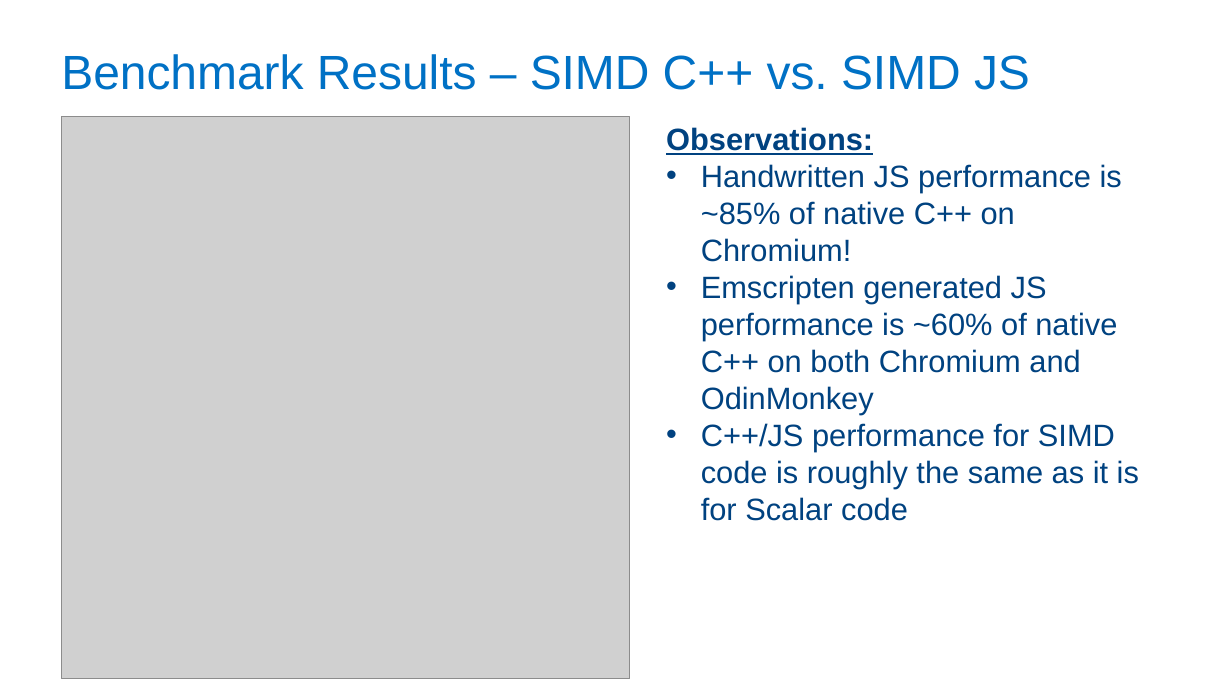
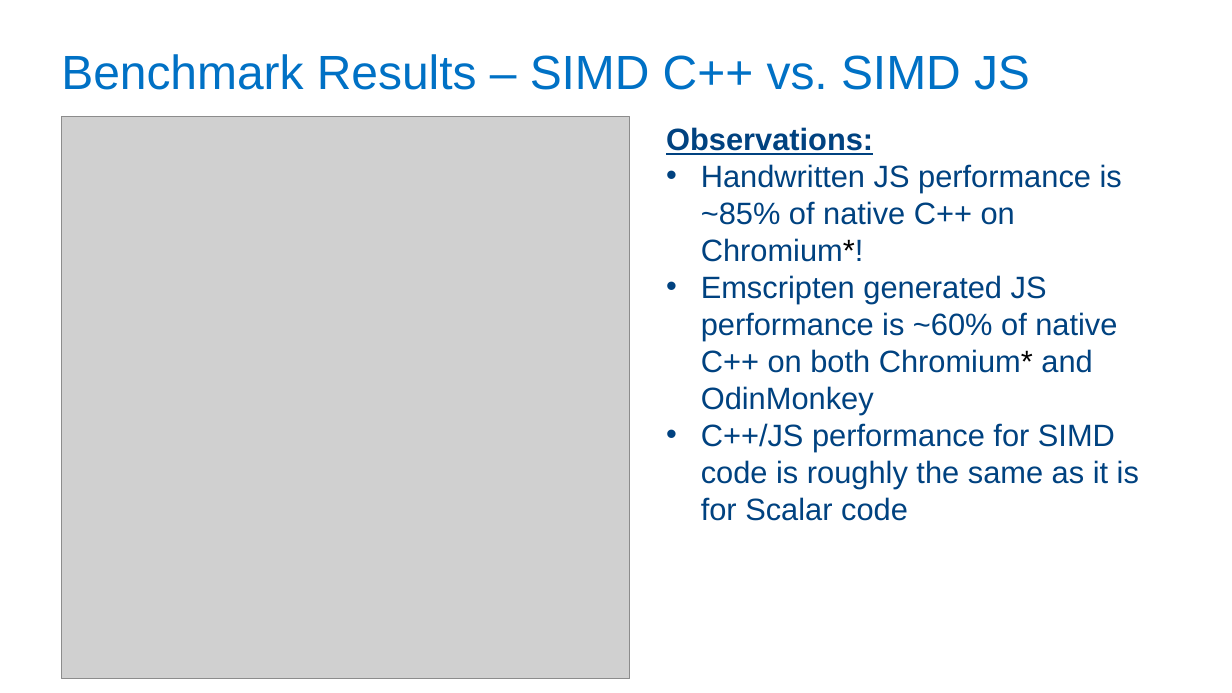
Before and after one commit to PeterJensen/wpmvp2015, a slide deck: slide 24 of simdjs-presentation.pptx. Drawn at 1232x693 pixels with LibreOffice and Linux fonts; fonts in the diff are those of the drawing; grey boxes stand for pictures; background and template pictures are left out. Boxes give left, top, right and bottom in pixels: in the first picture for what was removed or moved away, otherwise in the second. Text is boxed around its words. In the diff, an @@ line names an element or a change of style, - is before the commit and + after.

```diff
--- a/simdjs-presentation.pptx
+++ b/simdjs-presentation.pptx
@@ text at bbox=[701, 164, 1122, 414]: text changed @@
-• Handwritten JS performance is ~85% of native C++ on Chromium!
-• Emscripten generated JS performance is ~60% of native C++ on both Chromium and OdinMonkey
+• Handwritten JS performance is ~85% of native C++ on Chromium*!
+• Emscripten generated JS performance is ~60% of native C++ on both Chromium* and OdinMonkey
```
Also in this commit, not shown: 17 other slides changed, 4 slides added, 1 other file.
